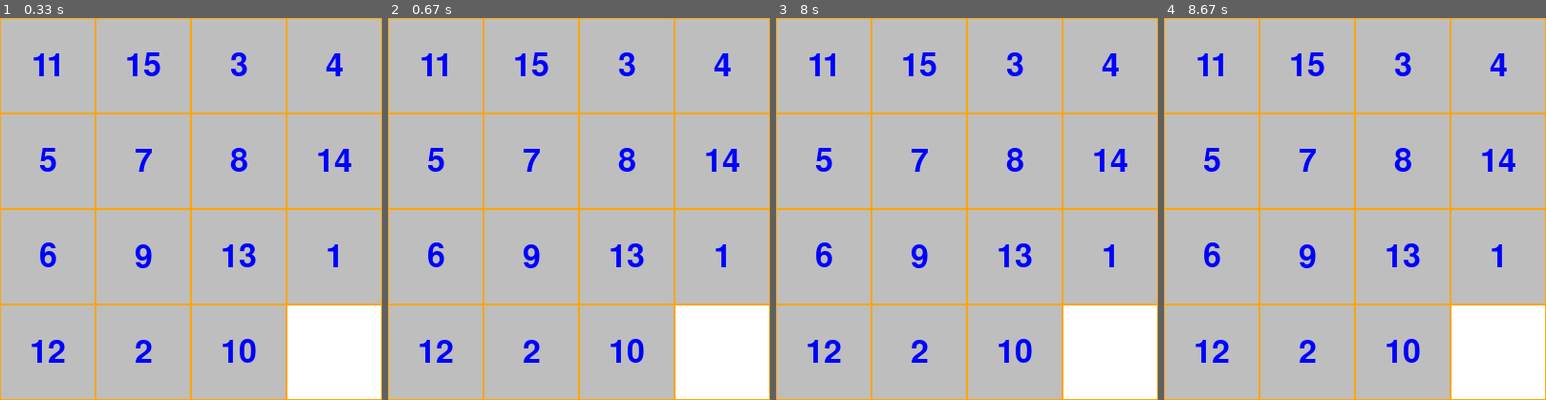
Above: before the commit, frames 1-4 (left to right).
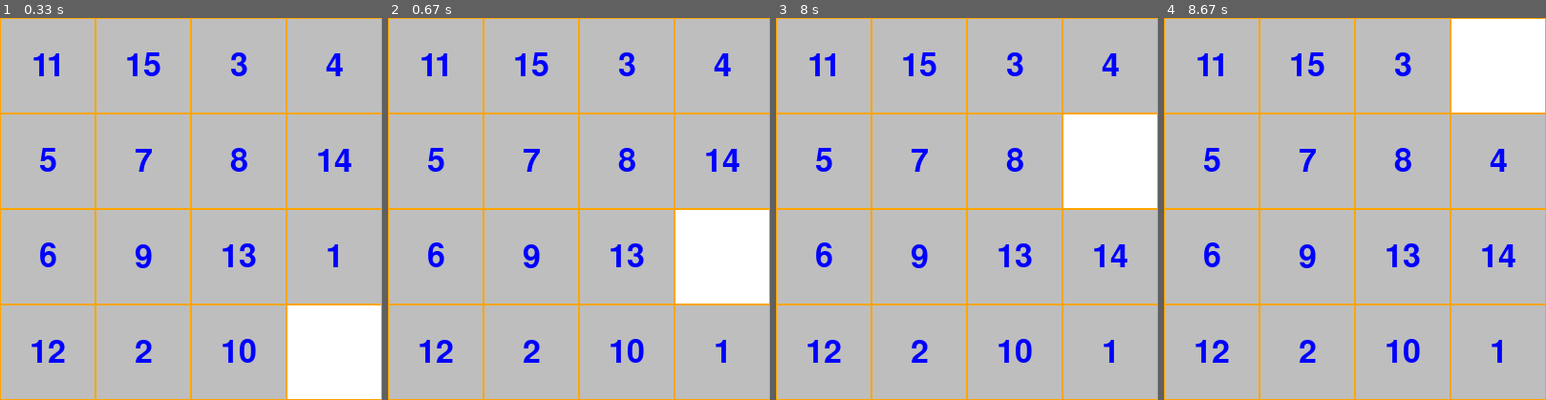
Above: after the commit, the same moments.

Repository: bigbugboy/pygames
Game: pygame game, started from digital_huarong_road/new_main.py
Two runs of this game, one before a commit and one after it. Both use one fixed random seed, a clock stepped at 60 frames per second and the inputs below.
Inputs (mouse positions are in pixels of both pictures, inside the frame that each line leads up to):
- Up to frame 1 (0.33 s): no input
- Up to frame 2 (0.67 s): click (724, 254) at 0.38 s
- Up to frame 3 (8 s): click (1104, 193) at 7.72 s
- Up to frame 4 (8.67 s): press the mouse at (1492, 193) at 8.03 s; move the mouse to (1492, 147) at 8.13 s; release the mouse at (1496, 98) at 8.27 s

Frame 1 is identical in both runs. In frame 2, 12% of the frame differs, in the area x 75-100%, y 50-100%; in frame 3, 12%; in frame 4, 13%, in the area x 75-100%, y 0-100%.

Commit message:
尝试向下移动方块

Diff:
--- a/digital_huarong_road/new_main.py
+++ b/digital_huarong_road/new_main.py
@@ -60,6 +60,22 @@
             screen.blit(self.surf, self.rect)
         pygame.draw.rect(screen, "orange", self.rect, 1)
 
+    def try_move(self):
+        # 尝试向下移动
+        to_down_index = self.index + MODE
+        if to_down_index < MODE * MODE:
+            _block = blocks[to_down_index]
+            if _block.value == MODE * MODE:
+                blocks[self.index], blocks[to_down_index] = blocks[to_down_index], blocks[self.index]
+                self.index, _block.index = _block.index, self.index
+                self.init_pos()
+                _block.init_pos()
+                return
+        # 尝试向上移动
+        # 尝试向右移动
+        # 尝试向左移动
+        pass
+
 
 blocks = [Block(i + 1) for i in range(MODE * MODE)]
 
@@ -71,6 +87,12 @@
         if event.type == pygame.QUIT:
             pygame.quit()
             sys.exit(-1)
+        if event.type == pygame.MOUSEBUTTONUP and event.button == 1:
+            mouse_pos = pygame.mouse.get_pos()
+            for b in blocks:
+                if b.rect.collidepoint(*mouse_pos):
+                    print(b.value)
+                    b.try_move()
 
     screen.fill("white")
 
--- a/digital_huarong_road/steps.txt
+++ b/digital_huarong_road/steps.txt
@@ -16,3 +16,8 @@
     4.2 打乱后需要重新 init_pos 这样才能反应在屏幕上
     4.3 最后一个block不需要打乱: block[:-1]
     4.4 最后一个block不需要绘制，留白，表示空格
+
+5. 尝试向下移动
+    5.1 获取鼠标点击位置
+    5.2 判断 哪个block被选中并尝试移动
+    5.3 先尝试向下移动，满足移动的条件后再移动，交换位置和索引值，之后需要再初始化位置
